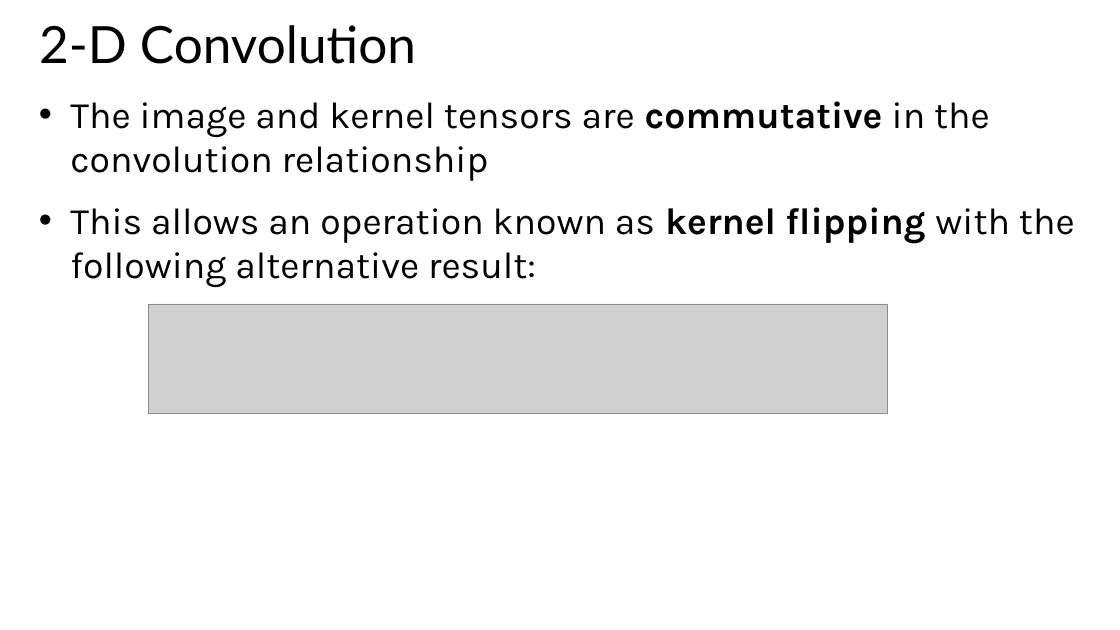
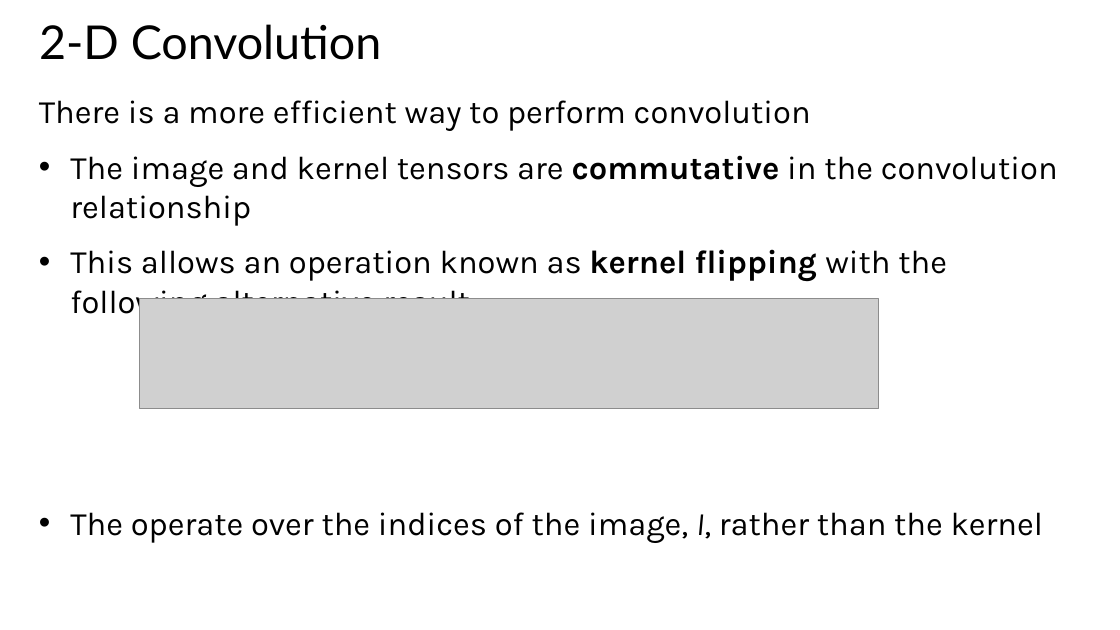
Before and after one commit to StephenElston/CSCI-E25, a slide deck: slide 9 of Slides/6_ConvolutionalNNs.pptx. Drawn at 1120x630 pixels with LibreOffice and Linux fonts; fonts in the diff are those of the drawing; grey boxes stand for pictures. Boxes give left, top, right and bottom in pixels: in the first picture for what was removed or moved away, otherwise in the second. Text is boxed around its words. In the diff, an @@ line names an element or a change of style, - is before the commit and + after.

```diff
--- a/Slides/6_ConvolutionalNNs.pptx
+++ b/Slides/6_ConvolutionalNNs.pptx
@@ title "2-D Convolution" at (39, 24, 382, 60): size 44 to 40 pt @@
@@ text at (39, 100, 811, 131): paragraph added @@
+There is a more efficient way to perform convolution
@@ text at (70, 155, 1058, 321): size 32 to 28 pt in "The image and kernel tensors are commutative ...", "This allows an operation known as kernel ..." @@
@@ picture: place and size @@
-picture at (149, 304, 888, 414)
+picture at (139, 299, 879, 409)
@@ text at (70, 512, 1043, 543): paragraph added @@
+• The operate over the indices of the image, I, rather than the kernel
```
Also in this commit, not shown: 37 other slides changed, 3 slides added, 7 slides removed.
